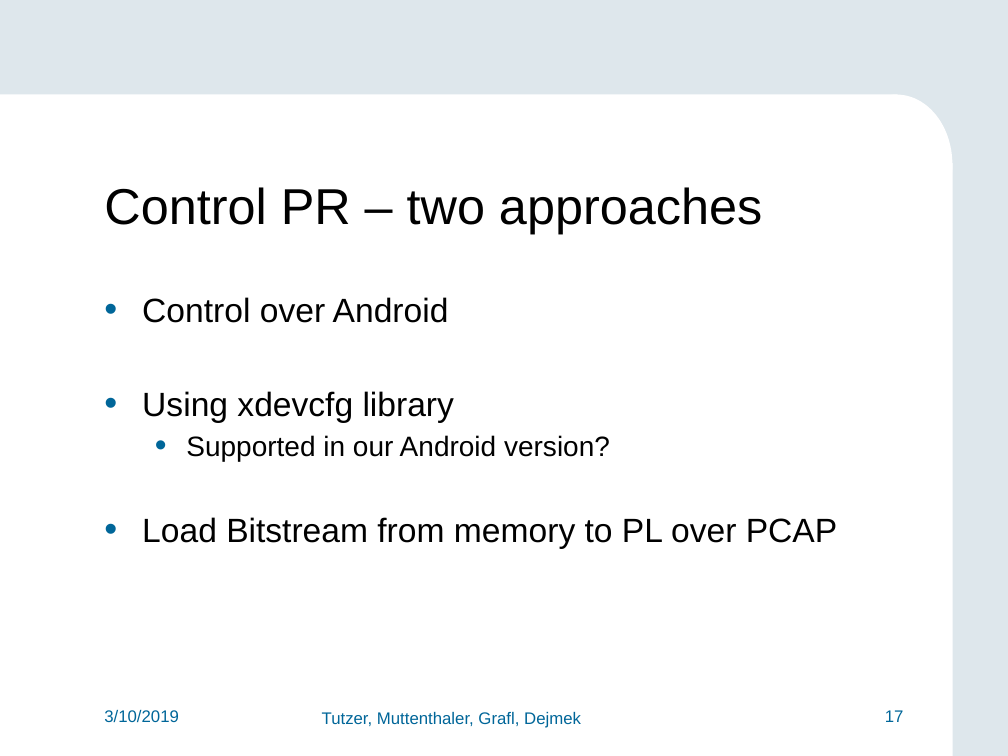
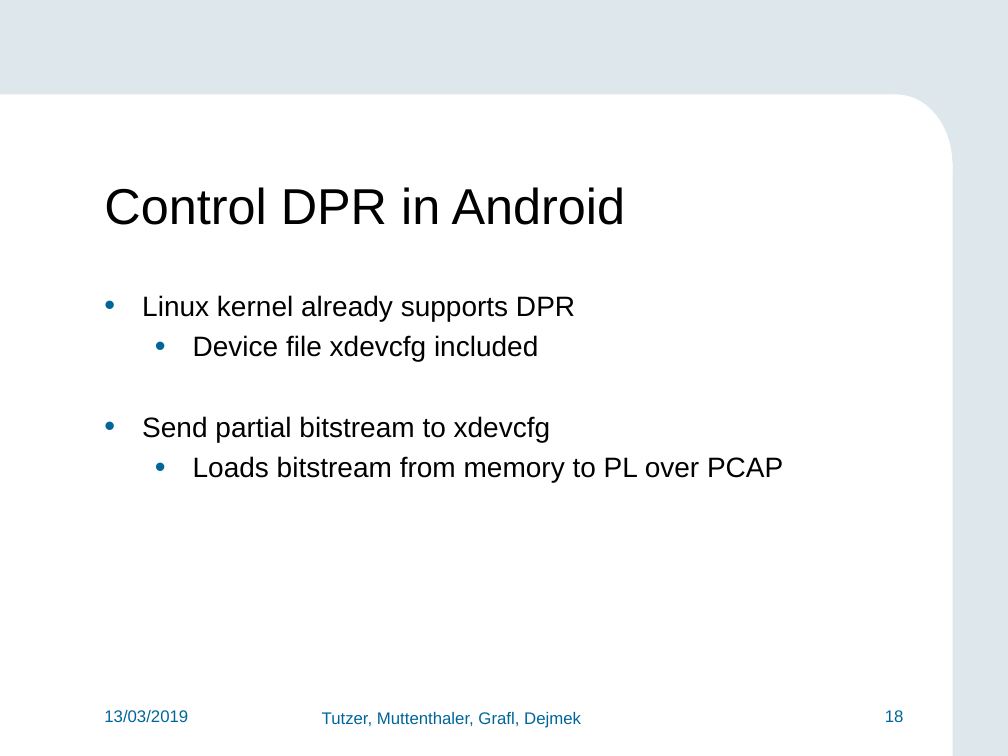
Before and after one commit to FlorianMuttenthaler/SocLabPartialReconfigIot, a slide deck: slide 18 of report/Final_presentation.pptx (slide 17 before the commit). Drawn at 1008x756 pixels with LibreOffice and Linux fonts; fonts in the diff are those of the drawing; background and template pictures are left out. Boxes give left, top, right and bottom in pixels: in the first picture for what was removed or moved away, otherwise in the second. Text is boxed around its words. In the diff, an @@ line names an element or a change of style, - is before the commit and + after.

Commit message:
Updated final presentation

```diff
--- a/report/Final_presentation.pptx
+++ b/report/Final_presentation.pptx
@@ text at (104,187,626,225): text changed @@
-Control PR – two approaches
+Control DPR in Android
@@ text at (142,295,783,482): text changed; size 24 to 20 pt @@
-• Control over Android
-• Using xdevcfg library
-  • Supported in our Android version?
-• Load Bitstream from memory to PL over PCAP
+• Linux kernel already supports DPR
+  • Device file xdevcfg included
+• Send partial bitstream to xdevcfg
+  • Loads bitstream from memory to PL over PCAP
@@ text at (104,710,188,723): text changed @@
-3/10/2019
+13/03/2019
@@ page number at (885,710,904,722): text changed @@
-17
+18
```
Also in this commit, not shown: 16 other slides changed, 7 slides added, 3 slides removed, 1 other file.
